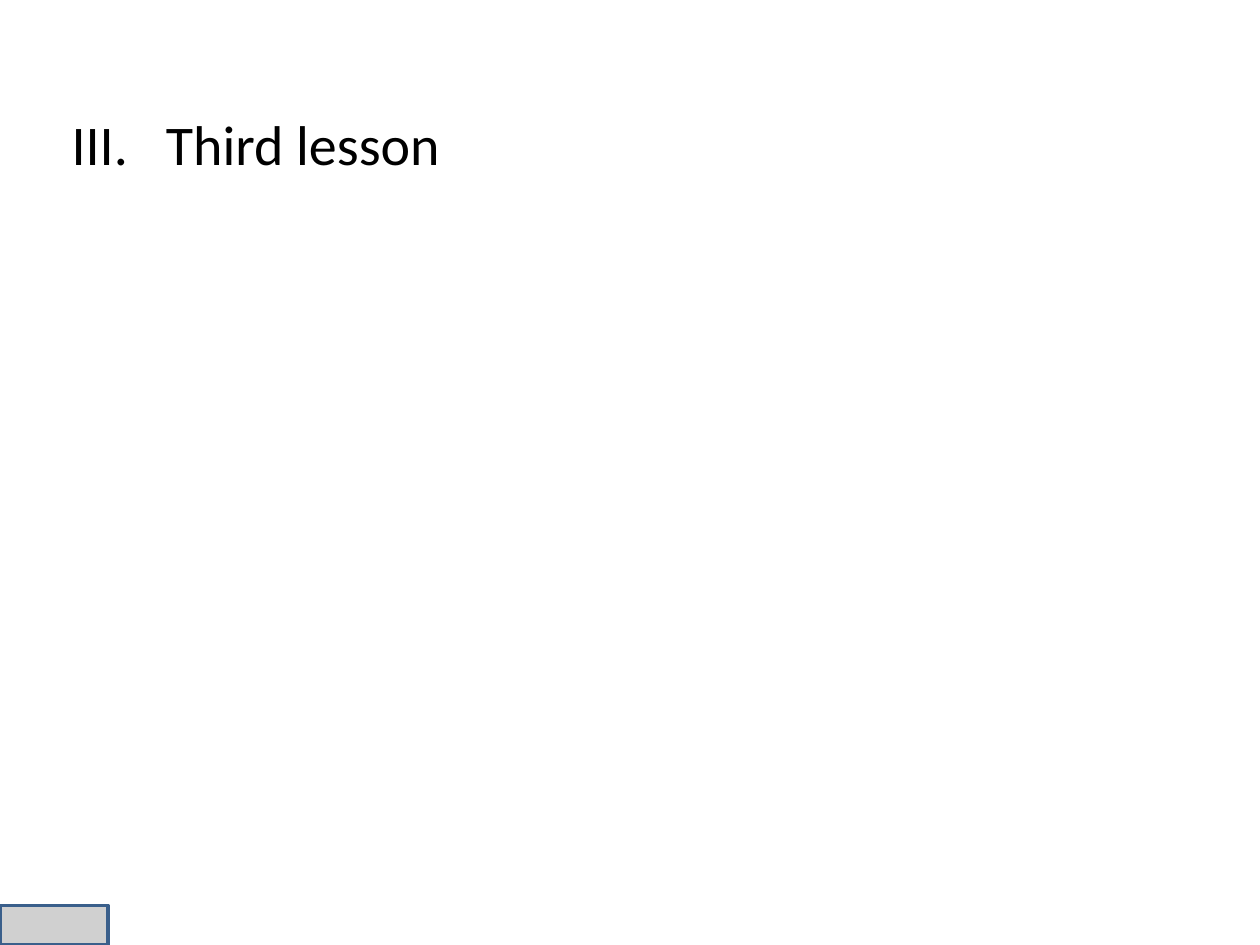
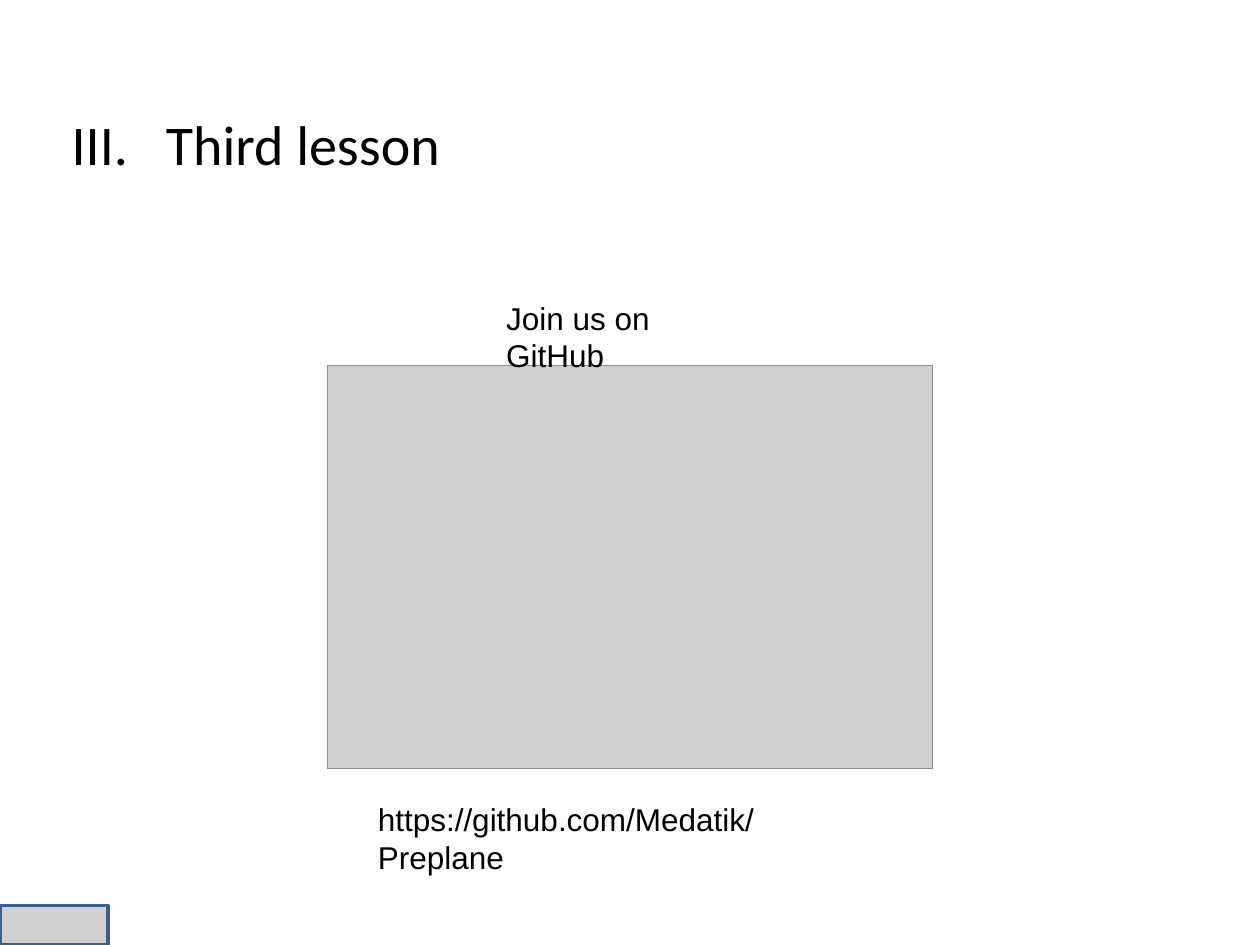
Before and after one commit to niss93/Preplane, a slide deck: slide 16 of Presentation.pptx. Drawn at 1260x945 pixels with LibreOffice and Linux fonts; fonts in the diff are those of the drawing; grey boxes stand for pictures; background and template pictures are left out. Boxes give left, top, right and bottom in pixels: in the first picture for what was removed or moved away, otherwise in the second. Text is boxed around its words. In the diff, an @@ line names an element or a change of style, - is before the commit and + after.

Commit message:
Update Presentation

```diff
--- a/Presentation.pptx
+++ b/Presentation.pptx
@@ text added at (506, 307, 650, 368), 18 pt, text #000000 @@
+Join us on GitHub
@@ picture added at (328, 365, 932, 769) @@
@@ text added at (378, 808, 754, 875), 18 pt, text #000000 @@
+https://github.com/Medatik/Preplane
```
